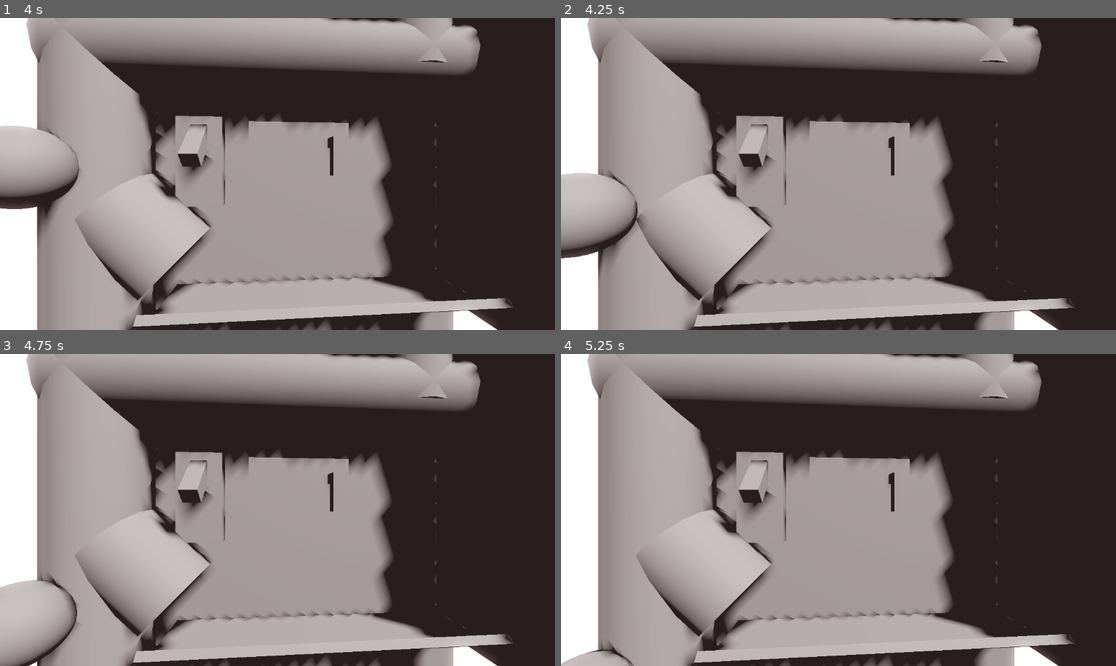
Above: before the commit, frames 1-4 (two rows, left to right).
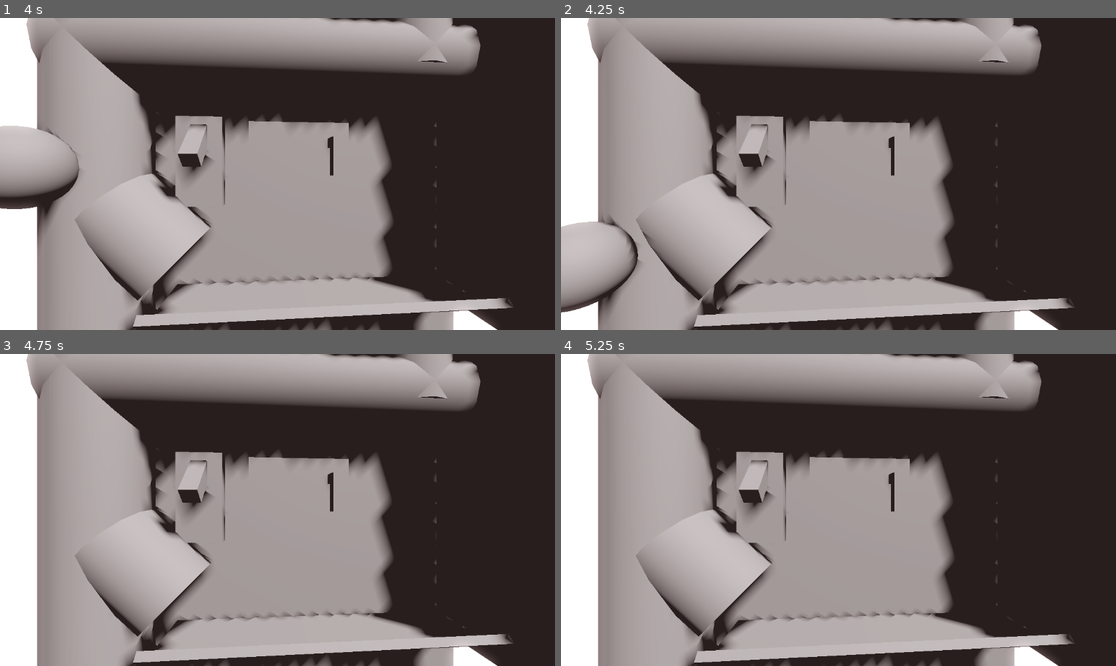
Above: after the commit, the same moments.

Repository: nheeb/niblehyme
Game: Godot game, scene res://Logic/Cockpit.tscn
Two runs of this game, one before a commit and one after it. Both use one fixed random seed, a clock stepped at 60 frames per second and the inputs below.
Inputs (mouse positions are in pixels of both pictures, inside the frame that each line leads up to):
- Up to frame 1 (4 s): move the mouse to (399, 158) at 0.52 s; hold Right (ui_right) 0.53-1.25 s; tap Mouse wheel down (view_down) at 0.6, 2.1, 3.6 s; click (399, 158) at 0.67 s; tap Enter at 1.25 s; drag from (166, 189) to (249, 236) at 1.27 s; tap Space at 2 s; move the mouse to (333, 105) at 2.02 s; hold Right (ui_right) 2.03-2.75 s; drag from (249, 236) to (111, 127) at 2.77 s; move the mouse to (444, 220) at 3.52 s; hold Left (ui_left) from 3.53 s (still down)
- Up to frame 2 (4.25 s): keep holding Left (ui_left)
- Up to frame 3 (4.75 s): release Left (ui_left) at 4.25 s; drag from (111, 463) to (194, 432) at 4.27 s
- Up to frame 4 (5.25 s): move the mouse to (866, 510) at 5.02 s; hold Down (ui_down) from 5.03 s (still down); tap Mouse wheel down (view_down) at 5.1 s; click (866, 510) at 5.17 s

Frame 1 is identical in both runs. In frame 2, 4.8% of the frame differs, in the area x 0-17%, y 49-99%; in frame 3, 2.8%; in frame 4, 0.4%.

Commit message:
Fix item speed

Diff:
--- a/Logic/PipeItem.gd
+++ b/Logic/PipeItem.gd
@@ -35,7 +35,7 @@
 	var secondary_path : Path3D = Game.main_pipe.active_secondary_path
 
 	var speed : float = main_pipe.length / duration
-	var secondary_path_duration : float = secondary_path.curve.get_baked_length() * speed
+	var secondary_path_duration : float = secondary_path.curve.get_baked_length() / speed
 
 	if (get_parent() is PathFollow3D):
 		get_parent().progress_ratio = 0
